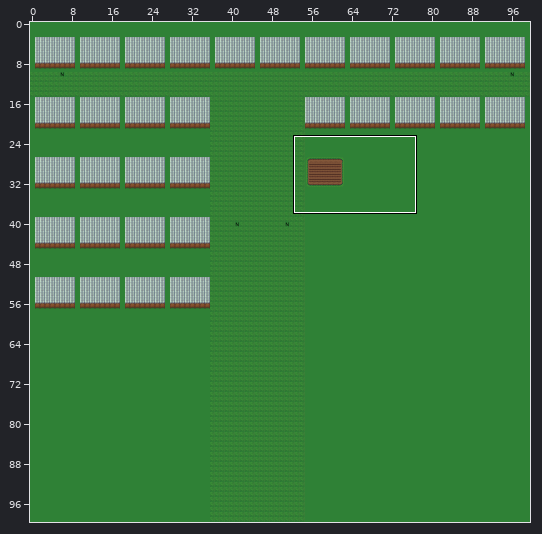
Tiled map (JSON): web/public/map/map.json. The first picture is a wide view before the edit; the outline marks the close-up.
Close-up. The starting point:
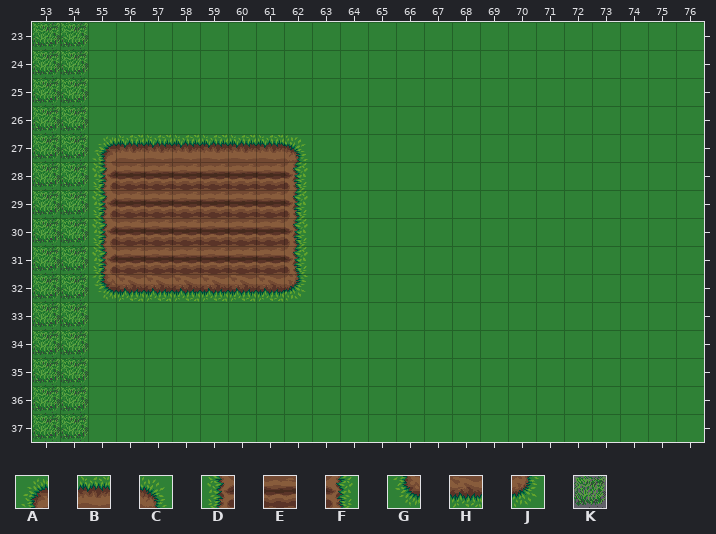
Cells are 32x32 px. Shown: x 53..76, y 23..37.
Key: from "plowed_soil": A 6, B 7, C 8, D 9, E 10, F 11, G 12, H 13, J 14; from "tallgrass": K 16.
_ is an empty cell.
Objects are placed by their top-left corner, in cells (3,4 is the top-left corner of cell 3,4); size is 1x1 cell unless given.
Layers that did not change in this view are not listed.
Layer "Earth" before, first column x 53:
23 KK______________________
24 KK______________________
25 KK______________________
26 KK______________________
27 KKABBBBBBC______________
28 KKDEEEEEEF______________
29 KKDEEEEEEF______________
30 KKDEEEEEEF______________
31 KKDEEEEEEF______________
32 KKGHHHHHHJ______________
33 KK______________________
34 KK______________________
35 KK______________________
36 KK______________________
37 KK______________________
New version:
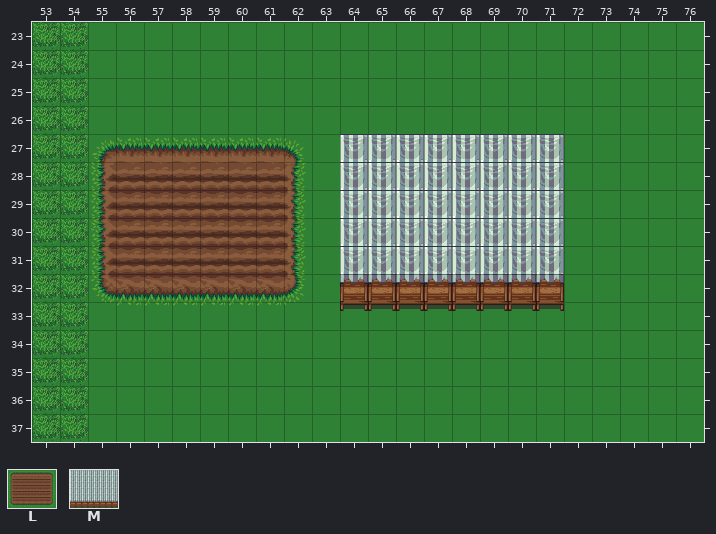
Further tiles: from "freePlace": L 0; from "house": M 0.
The edit:
Changed rows in their new state; . is an unchanged cell.
Layer "Earth":
first column x 55:
27 ________
28 ________
29 ________
30 ________
31 ________
32 ________
Layer "Npcs":
added: M "shop" at 64,27 size 8x6.3
added: L "shop" at 55,27 size 8x6.3
Boxes around the changes in both close-ups, in picture pixels (x1, y1, x2, y2):
changed: (91, 134, 308, 306)
added: (340, 134, 564, 311)
